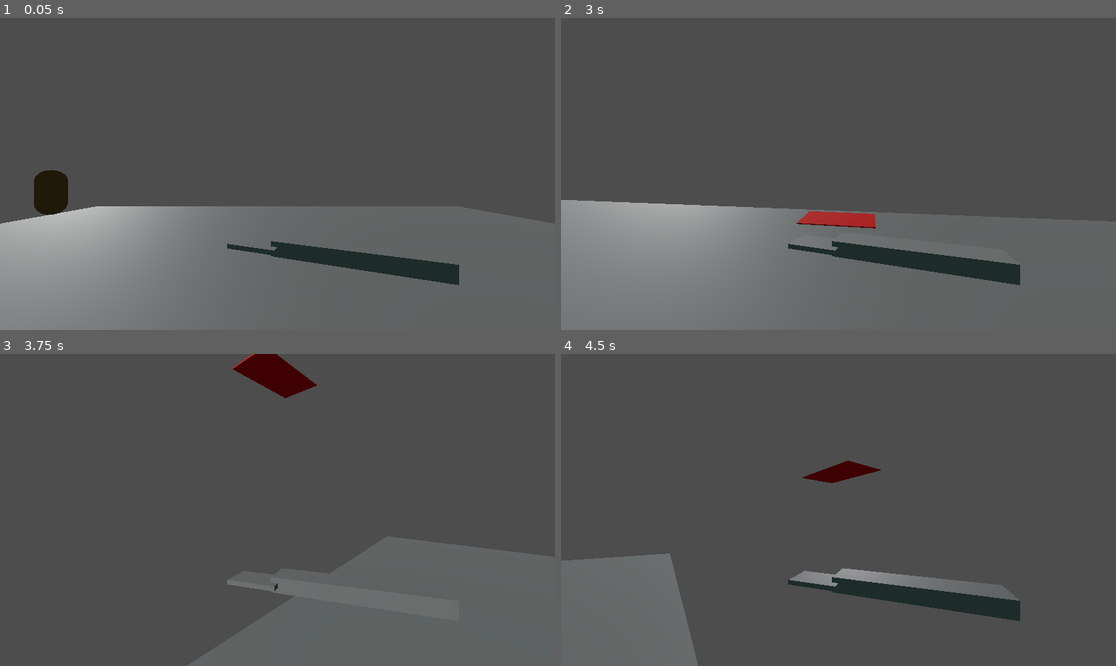
Above: before the commit, frames 1-4 (two rows, left to right).
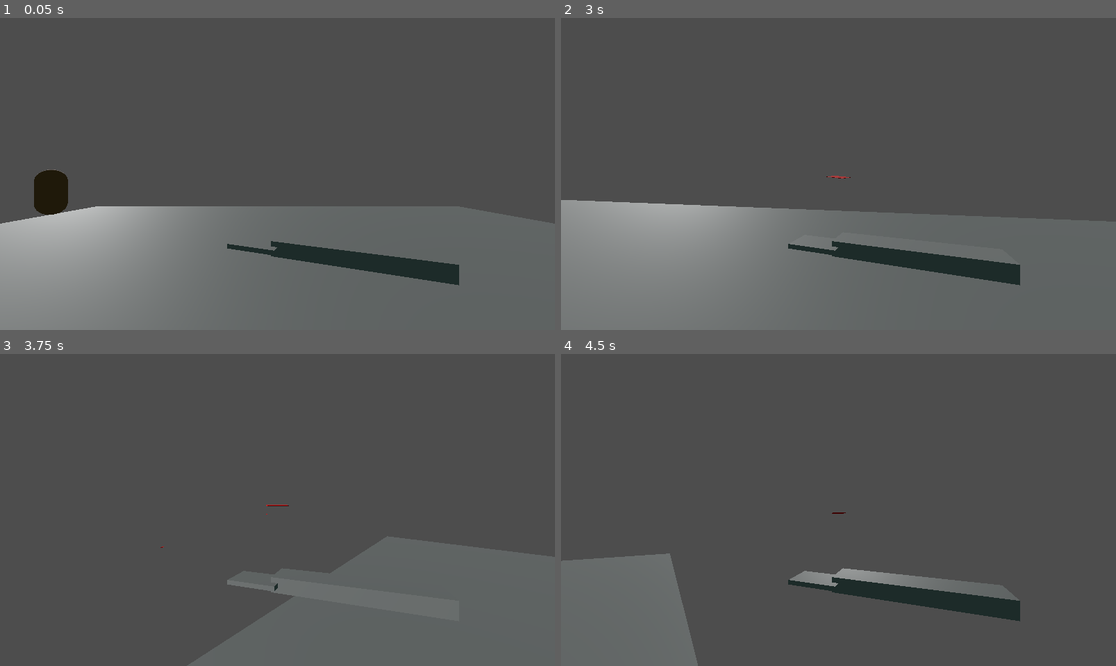
Above: after the commit, the same moments.

Repository: BlackBrad/network-ninja
Game: Godot game, scene res://scenes/test_level.tscn
The game is run twice, just before and just after one commit, with the same random seed, the same clock (stepped at 60 frames per second) and the same inputs.
Inputs (mouse positions are in pixels of both pictures, inside the frame that each line leads up to):
- Up to frame 1 (0.05 s): no input
- Up to frame 2 (3 s): tap Enter (ui_accept) at 0.5, 0.77, 1.52 s; move the mouse to (866, 174) at 0.52 s; hold W (move_forward) from 0.53 s (still down); click (866, 174) at 0.6 s; move the mouse to (810, 174) at 1.27 s; click (810, 174) at 1.35 s; move the mouse to (849, 167) at 2.02 s; click (849, 167) at 2.1 s; move the mouse to (832, 180) at 2.77 s; click (832, 180) at 2.85 s
- Up to frame 3 (3.75 s): keep holding W (move_forward); tap Enter (ui_accept) at 3.02 s; move the mouse to (316, 513) at 3.52 s; click (316, 513) at 3.6 s
- Up to frame 4 (4.5 s): keep holding W (move_forward); tap Enter (ui_accept) at 3.77 s; move the mouse to (794, 506) at 4.27 s; click (794, 506) at 4.35 s

Frame 1 is identical in both runs. In frame 2, 0.6% of the frame differs, in the area x 42-57%, y 50-68%; in frame 3, 1.2%, in the area x 28-58%, y 0-63%; in frame 4, 0.5%.

Commit message:
Tweak business card behavior

Diff:
--- a/scenes/business_card.tscn
+++ b/scenes/business_card.tscn
@@ -10,7 +10,22 @@
 [sub_resource type="BoxMesh" id="BoxMesh_e7jxh"]
 material = SubResource("StandardMaterial3D_8uu0b")
 
+[sub_resource type="StandardMaterial3D" id="StandardMaterial3D_6mtbt"]
+shading_mode = 0
+disable_receive_shadows = true
+billboard_mode = 3
+particles_anim_h_frames = 1
+particles_anim_v_frames = 1
+particles_anim_loop = false
+use_particle_trails = true
+
+[sub_resource type="RibbonTrailMesh" id="RibbonTrailMesh_aokmm"]
+material = SubResource("StandardMaterial3D_6mtbt")
+size = 0.2
+sections = 3
+
 [node name="BusinessCard" type="Area3D"]
+transform = Transform3D(2, 0, 0, 0, 2, 0, 0, 0, 2, 0, 0, 0)
 script = ExtResource("1_w3bbw")
 
 [node name="CollisionShape3D" type="CollisionShape3D" parent="."]
@@ -21,3 +36,10 @@
 transform = Transform3D(0.107739, 0, -0.000996923, 0, 0.00125324, 0, 0.00178466, 0, 0.0601836, 0, 0, 0)
 mesh = SubResource("BoxMesh_e7jxh")
 skeleton = NodePath("")
+
+[node name="CPUParticles3D" type="CPUParticles3D" parent="Mesh"]
+transform = Transform3D(1, 0, 9.31323e-10, 0, 1, 0, 0, 0, 1, 0, 0, 0)
+visible = false
+lifetime = 0.1
+mesh = SubResource("RibbonTrailMesh_aokmm")
+scale_amount_min = 0.2
--- a/scripts/business_card.gd
+++ b/scripts/business_card.gd
@@ -1,5 +1,9 @@
 extends Area3D
 
+const GRAVITY = 3.0
+const FRICTION = 0.1
+const SPEED = 10.0
+const ROTATION_SPEED = 5.0
 var velocity = Vector3()
 
 # Called when the node enters the scene tree for the first time.
@@ -9,8 +13,14 @@
 
 # Called every frame. 'delta' is the elapsed time since the previous frame.
 func _process(delta):
+	velocity -= Vector3(FRICTION, FRICTION, FRICTION) * delta
+	velocity.y -= GRAVITY * delta
+
 	position += velocity * delta
 
 	# Face velocity (NOT WORKING!)
 	if velocity.length() > 0.1:
 		transform.looking_at(position + velocity.normalized() * 5.0)
+
+	# Spin the mesh
+	$Mesh.rotate_y(-velocity.length() * delta * ROTATION_SPEED)
--- a/scripts/player.gd
+++ b/scripts/player.gd
@@ -30,7 +30,7 @@
 	instance.global_position = spawner.global_position
 
 	var forward = -spawner.global_transform.basis.z
-	instance.velocity = forward * 2.0
+	instance.velocity = forward * instance.SPEED + velocity
 
 func _physics_process(delta):
 	# Add the gravity.
Not shown: 1 places in scenes/business_card.tscn that only renumber resources
